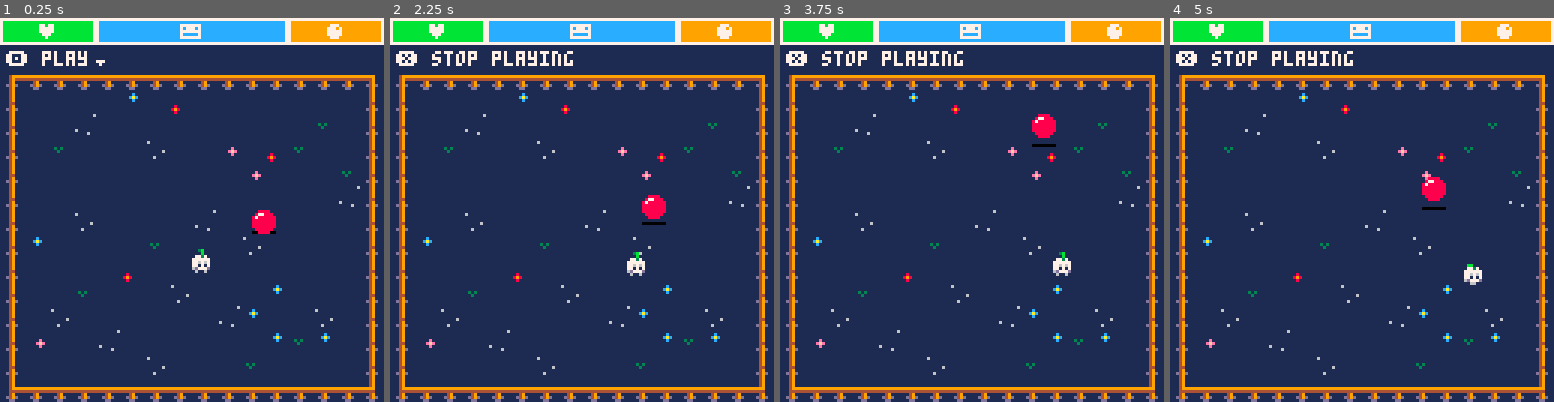
Above: before the commit, frames 1-4 (left to right).
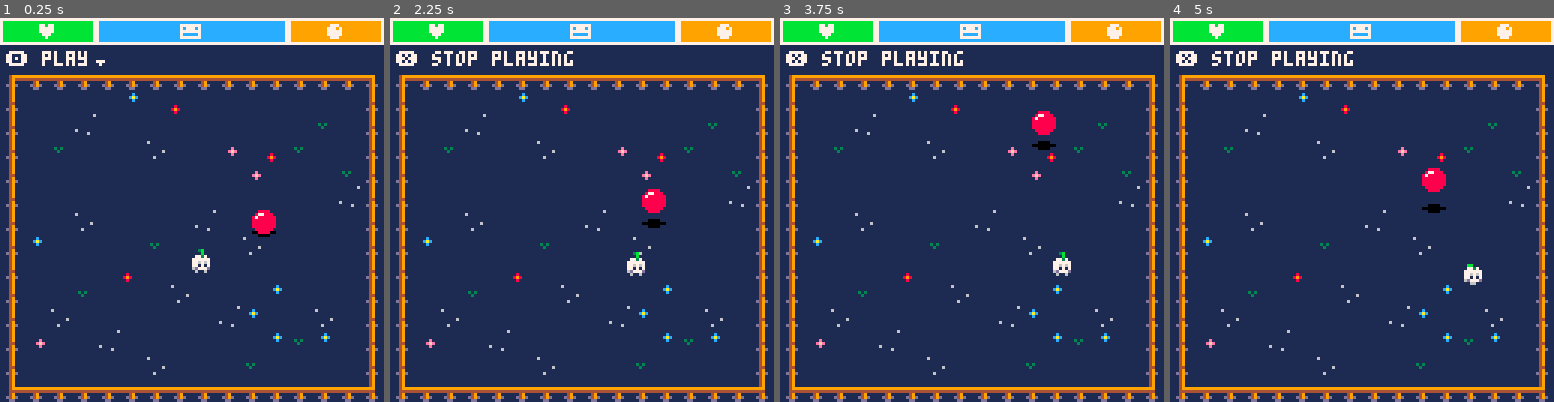
Above: after the commit, the same moments.

Repository: Skylarity/turnip-tot
Game: PICO-8 cartridge turnip-tot.p8
Same seed, same stepped clock (60 frames per second), same inputs: the game is played once before the commit and once after it.
Inputs:
- Up to frame 1 (0.25 s): no input
- Up to frame 2 (2.25 s): tap X (X key) at 0.33, 1.07, 1.85 s; tap O (Z key) at 0.7, 1.7, 2.1 s; hold Right 1.6-2.1 s; hold Up from 2.15 s (still down)
- Up to frame 3 (3.75 s): release Up at 2.42 s; hold Right 2.47-3.03 s; tap O (Z key) every 0.4 s from 2.5 to 3.7 s; tap X (X key) at 2.97 s; hold Left 3.08-3.58 s; hold Down from 3.63 s (still down)
- Up to frame 4 (5 s): release Down at 3.97 s; hold Right 4.02-4.68 s; tap X (X key) at 4.08 s; tap O (Z key) at 4.1, 4.5, 4.9 s; hold Up from 4.73 s (still down)

The runs differ from the first frame. In frame 1, less than 0.1% of the frame differs, in the area x 67-71%, y 56-58%; in frame 2, 0.3%; in frame 3, 0.2%; in frame 4, 0.4%, in the area x 65-72%, y 39-51%.

Commit message:
Ball physics working

Diff:
--- a/turnip-tot.p8
+++ b/turnip-tot.p8
@@ -36,8 +36,8 @@
 ball = nil
 
 tot_bnd = {
-	minx=5, miny=21,
-	maxx=115, maxy=115
+	minx=6, miny=22,
+	maxx=114, maxy=114
 }
 
 bg_color = 1
@@ -698,18 +698,31 @@
 	-- ball gfx --
 	this.bx = this.x
 
-	local prg = 0
+	local val = 0
+	local mn = 0
+	local mx = 0
 	if this.px != this.tx then
-		prg += nrml(this.x,this.tx-this.px,this.tx)
-	end
-	if this.py != this.ty then
-		prg += nrml(this.y,this.ty-this.py,this.ty)
-	end
-	this.by = this.y-abs(sin(prg)*4)
+		val = this.x
+		mn = this.px
+		mx = this.tx
+	elseif this.py != this.ty then
+		val = this.y
+		mn = this.py
+		mx = this.ty
+	end
+	local prg = nrml(val,mn,mx)
+	local mult = prg <= 0.5 and 6 or 3
+	this.by = this.y-abs(sin(prg)*mult)
 end,
 draw=function(this)
+	line(this.x+2,this.y+6,
+			this.x+5,this.y+6,
+			0)
 	line(this.x,this.y+7,
 			this.x+7,this.y+7,
+			0)
+	line(this.x+2,this.y+8,
+			this.x+5,this.y+8,
 			0)
 	spr(this.spr,this.bx,this.by)
 end
